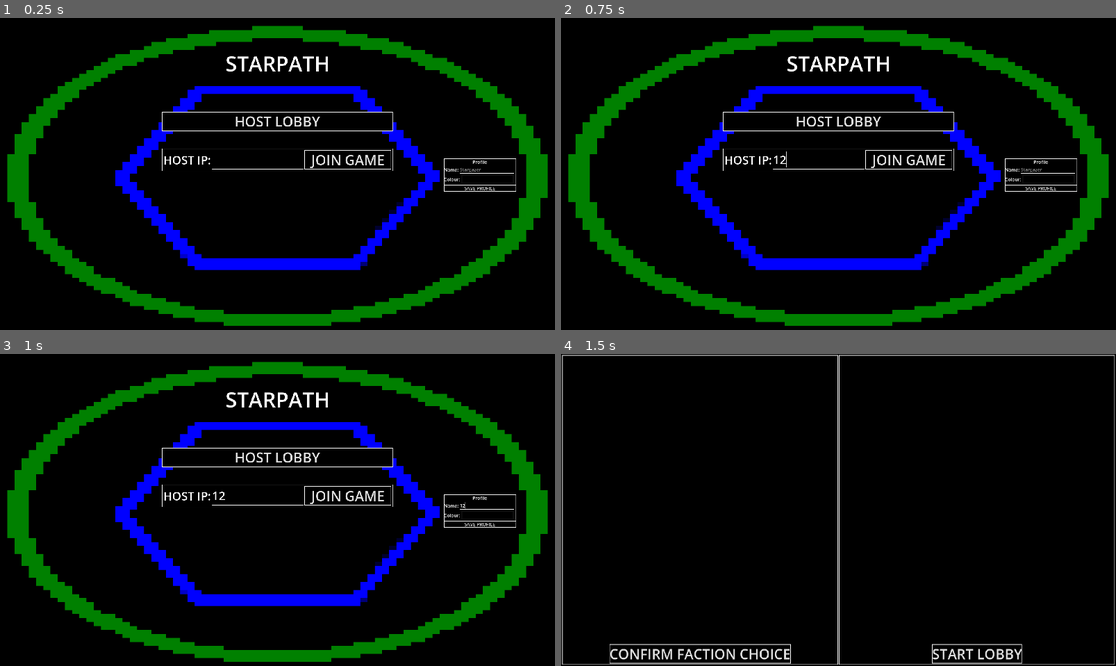
Above: before the commit, frames 1-4 (two rows, left to right).
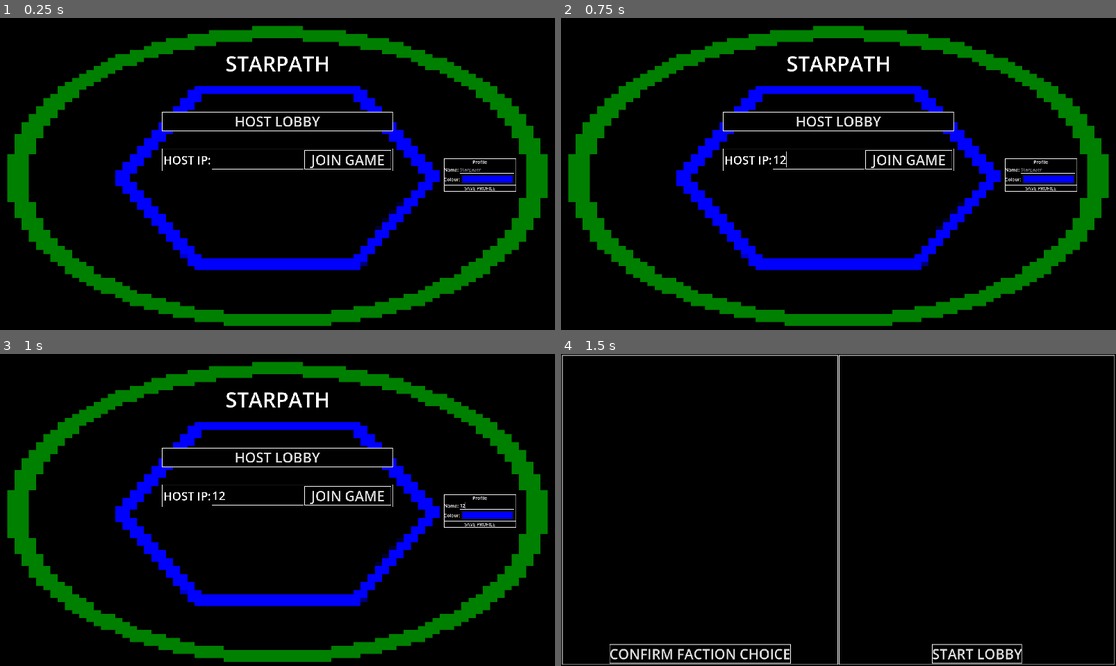
Above: after the commit, the same moments.

Repository: snhumphr/starpath
Game: Godot game, scene res://scenes/main_menu.tscn
Same seed, same stepped clock (60 frames per second), same inputs: the game is played once before the commit and once after it.
Inputs (mouse positions are in pixels of both pictures, inside the frame that each line leads up to):
- Up to frame 1 (0.25 s): no input
- Up to frame 2 (0.75 s): click (816, 158) at 0.52 s; type "12" at 0.6 s
- Up to frame 3 (1 s): click (488, 506) at 0.75 s; type "12" at 0.83 s
- Up to frame 4 (1.5 s): click "HOST LOBBY" at 1.25 s

The runs differ from the first frame. In frame 1, 0.2% of the frame differs, in the area x 83-93%, y 50-53%; in frame 2, 0.2%; in frame 3, 0.2%; in frame 4, nothing differs.
Error in both runs: Out of bounds get index '0' (on base: 'PackedStringArray') (res://scripts/main_menu.gd:23)

Commit message:
More work on lobby/multiplayer

Diff:
--- a/scenes/main_menu.tscn
+++ b/scenes/main_menu.tscn
@@ -239,6 +239,7 @@
 layout_mode = 2
 size_flags_horizontal = 3
 text = "Pick Color"
+color = Color(0, 0, 1, 1)
 edit_alpha = false
 edit_intensity = false
 
--- a/scripts/lobby.gd
+++ b/scripts/lobby.gd
@@ -1,16 +1,40 @@
 extends Control
 
-func init() -> void:
+var players: Array[Player]
+
+func init(player_name: String, player_colour: Color) -> void:
 
 	#multiplayer = new_multiplayer
 
 	print(multiplayer.is_server())
 	print(multiplayer.get_unique_id())
 
-@rpc("any_peer", "call_local", "reliable")
-func add_player() -> void:
-	pass
+	rpc("add_player", player_name, player_colour.r, player_colour.g, player_colour.b)
 
 @rpc("any_peer", "call_local", "reliable")
-func set_player(new_faction_id: Faction.FACTION_IDS = Faction.FACTION_IDS.NONE, new_name: String = "", r: float = 99.0, g: float = 99.0, b: float = 99.0) -> void:
-	pass
+func add_player(player_name: String, r: float, g: float, b: float) -> void:
+	var new_player: Player = Player.new()
+	#var new_player: Dictionary = {}
+	new_player.network_id = multiplayer.get_remote_sender_id()
+	new_player.player_id = self.players.size() +1 #TODO: MAKE ABSOLUTELY SURE THAT ALL PLAYER IDS ARE CONSISTENT!!!!
+	new_player.player_name = player_name
+	new_player.faction_id = Faction.FACTION_IDS.NONE
+	new_player.colour = Color(r, g, b)
+
+	#print(new_player)
+
+@rpc("any_peer", "call_local", "reliable")
+func set_player(player_id: int, new_faction_id: Faction.FACTION_IDS = Faction.FACTION_IDS.NONE, new_name: String = "", r: float = 99.0, g: float = 99.0, b: float = 99.0) -> void:
+
+	var player: Player = self.players[player_id-1]
+	var sender_id: int = multiplayer.get_remote_sender_id()
+
+	if sender_id == player.network_id:
+		if new_faction_id != Faction.FACTION_IDS.NONE:
+			player.faction_id = new_faction_id
+		if new_name != "": #TODO: check that the name isn't already in use before changing this
+			player.new_name = new_name
+		if r < 1.0 and g < 1.0 and b < 1.0:
+			player.colour = Color(r, g, b)
+	else:
+		printerr(" wrong network id used to modify player")
--- a/scripts/main_menu.gd
+++ b/scripts/main_menu.gd
@@ -15,7 +15,7 @@
 
 	#load profile from disk, if one exists
 	await get_tree().process_frame
-	var current_profile = self.load_profile_from_disk()
+	self.current_profile = self.load_profile_from_disk()
 
 	if OS.has_feature("windows"):
 		host_IP = IP.resolve_hostname(str(OS.get_environment("COMPUTERNAME")), IP.TYPE_IPV4)
@@ -61,7 +61,9 @@
 
 	self.get_node("MenuBar").set_visible(false)
 	self.Lobby.set_visible(true)
-	self.Lobby.init()
+	print(current_profile)
+	var colour_list: PackedStringArray = self.current_profile.colour.format({"(":"", ")":""}, "_").split(", ")
+	self.Lobby.init(self.current_profile.name, Color(float(colour_list[0]), float(colour_list[1]), float(colour_list[2])))
 
 func _on_save_button_pressed() -> void:
 
